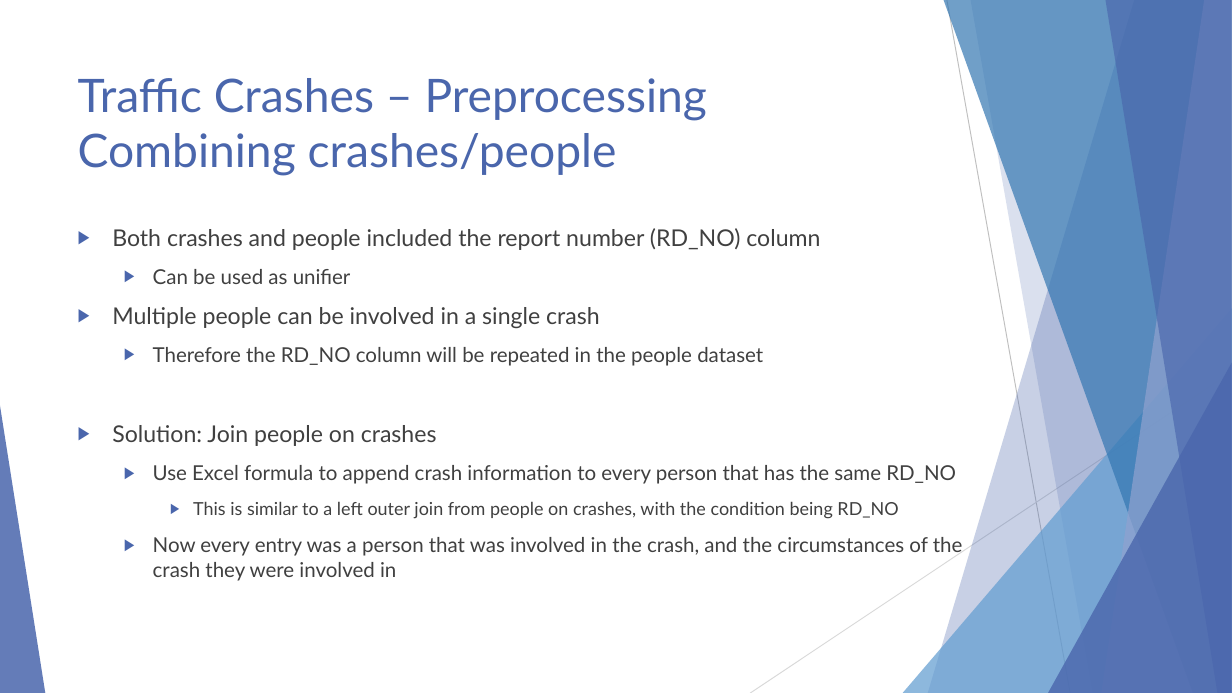
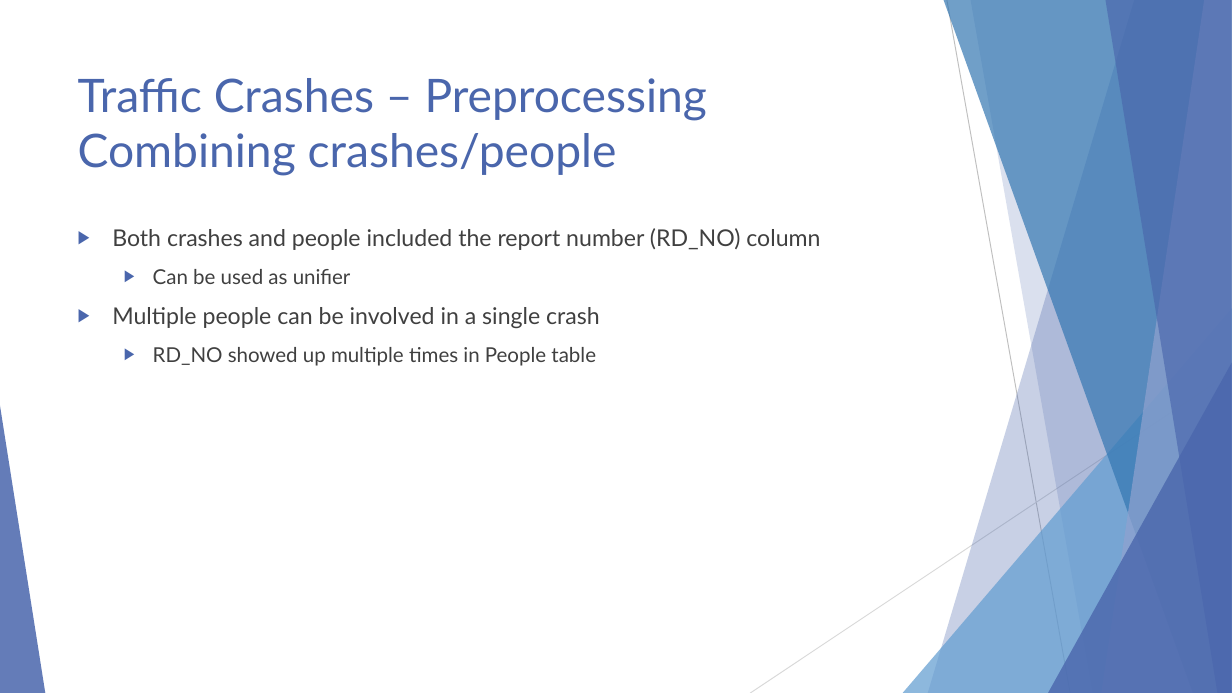
Before and after one commit to ndarwich/Crash-Analysis, a slide deck: slide 17 of Slides/An Investigation.pptx (slide 16 before the commit). Drawn at 1232x693 pixels with LibreOffice and Linux fonts; fonts in the diff are those of the drawing. Boxes give left, top, right and bottom in pixels: in the first picture for what was removed or moved away, otherwise in the second. Text is boxed around its words. In the diff, an @@ line names an element or a change of style, - is before the commit and + after.

```diff
--- a/Slides/An Investigation.pptx
+++ b/Slides/An Investigation.pptx
@@ text at (153,347,596,366): text changed @@
-  ▶ Therefore the RD_NO column will be repeated in the people dataset
-▶ Solution: Join people on crashes
-  ▶ Use Excel formula to append crash information to every person that has the same RD_NO
-    ▶ This is similar to a left outer join from people on crashes, with the condition being RD_NO
-  ▶ Now every entry was a person that was involved in the crash, and the circumstances of the crash they were involved in
+  ▶ RD_NO showed up multiple times in People table
```
Also in this commit, not shown: 20 other slides changed, 17 slides added, 4 slides removed, 1 other file.
